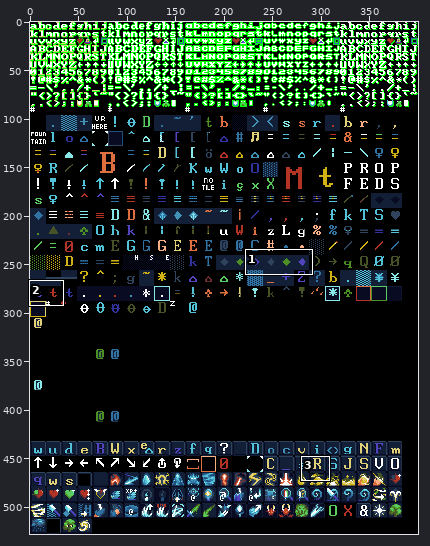
A pixel-art file gets an edit: src/master.aseprite. The first picture is a wide view before the edit; the outline marks the close-up.
Close-up. First the earlier version:
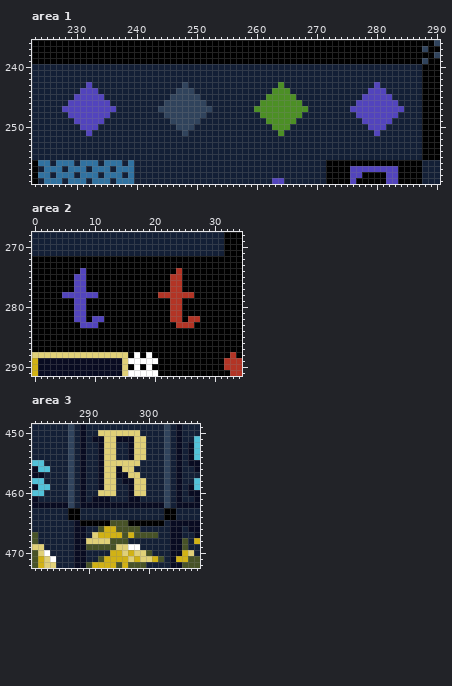
400x528 pixels, 1 frame. Shown: area 1: x 223..290, y 236..259; area 2: x 0..34, y 268..291; area 3: x 281..308, y 449..472. The commit also changed other parts of the picture, which this record leaves out.
After:
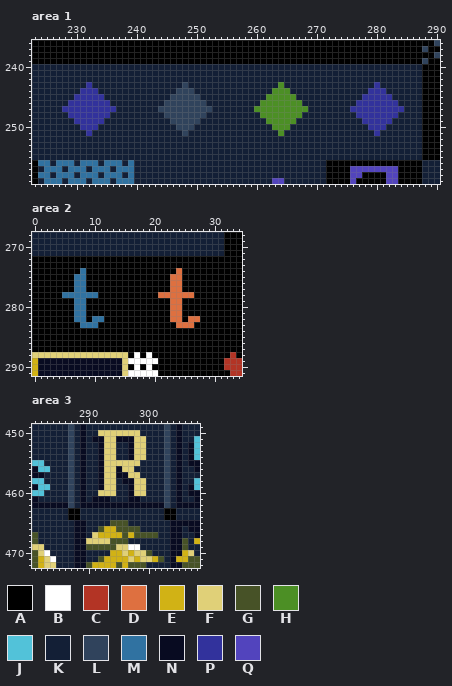
Palette (. is transparent): A #000000  B #ffffff  C #b33425  D #de7040  E #d1b215  F #e0d078  G #475227  H #4c8f25  J #52c2d9  K #131f36  L #30435c  M #3072a1  N #080b21  P #32329c  Q #5244bd
Change:
layer "REFERENCE/LOMAKA/Lomaka Spells" now shown
layer "REFERENCE/LOMAKA/Lomaka Edited" now shown
layer "REFERENCE/LOMAKA/Square Borders" now shown
--- area 1, layer "MASTER/Master"
@@ x 223..290 @@
 242 KKKKKKKKKKKKKKKKKKKKKKKKKKKKKKKKKKKKKKKKKKKKKKKKKKKKKKKKKKKKKKKKKAAA
-243 KKKKKKKKKQKKKKKKKKKKKKKKKLKKKKKKKKKKKKKKKHKKKKKKKKKKKKKKKQKKKKKKKAAA
-244 KKKKKKKKQQQKKKKKKKKKKKKKLLLKKKKKKKKKKKKKHHHKKKKKKKKKKKKKQQQKKKKKKAAA
-245 KKKKKKKQQQQQKKKKKKKKKKKLLLLLKKKKKKKKKKKHHHHHKKKKKKKKKKKQQQQQKKKKKAAA
-246 KKKKKKQQQQQQQKKKKKKKKKLLLLLLLKKKKKKKKKHHHHHHHKKKKKKKKKQQQQQQQKKKKAAA
-247 KKKKKQQQQQQQQQKKKKKKKLLLLLLLLLKKKKKKKHHHHHHHHHKKKKKKKQQQQQQQQQKKKAAA
-248 KKKKKKQQQQQQQKKKKKKKKKLLLLLLLKKKKKKKKKHHHHHHHKKKKKKKKKQQQQQQQKKKKAAA
-249 KKKKKKKQQQQQKKKKKKKKKKKLLLLLKKKKKKKKKKKHHHHHKKKKKKKKKKKQQQQQKKKKKAAA
-250 KKKKKKKKQQQKKKKKKKKKKKKKLLLKKKKKKKKKKKKKHHHKKKKKKKKKKKKKQQQKKKKKKAAA
-251 KKKKKKKKKQKKKKKKKKKKKKKKKLKKKKKKKKKKKKKKKHKKKKKKKKKKKKKKKQKKKKKKKAAA
+243 KKKKKKKKKPKKKKKKKKKKKKKKKLKKKKKKKKKKKKKKKHKKKKKKKKKKKKKKKPKKKKKKKAAA
+244 KKKKKKKKPPPKKKKKKKKKKKKKLLLKKKKKKKKKKKKKHHHKKKKKKKKKKKKKPPPKKKKKKAAA
+245 KKKKKKKPPPPPKKKKKKKKKKKLLLLLKKKKKKKKKKKHHHHHKKKKKKKKKKKPPPPPKKKKKAAA
+246 KKKKKKPPPPPPPKKKKKKKKKLLLLLLLKKKKKKKKKHHHHHHHKKKKKKKKKPPPPPPPKKKKAAA
+247 KKKKKPPPPPPPPPKKKKKKKLLLLLLLLLKKKKKKKHHHHHHHHHKKKKKKKPPPPPPPPPKKKAAA
+248 KKKKKKPPPPPPPKKKKKKKKKLLLLLLLKKKKKKKKKHHHHHHHKKKKKKKKKPPPPPPPKKKKAAA
+249 KKKKKKKPPPPPKKKKKKKKKKKLLLLLKKKKKKKKKKKHHHHHKKKKKKKKKKKPPPPPKKKKKAAA
+250 KKKKKKKKPPPKKKKKKKKKKKKKLLLKKKKKKKKKKKKKHHHKKKKKKKKKKKKKPPPKKKKKKAAA
+251 KKKKKKKKKPKKKKKKKKKKKKKKKLKKKKKKKKKKKKKKKHKKKKKKKKKKKKKKKPKKKKKKKAAA
 252 KKKKKKKKKKKKKKKKKKKKKKKKKKKKKKKKKKKKKKKKKKKKKKKKKKKKKKKKKKKKKKKKKAAA
--- area 2, layer "MASTER/Master"
@@ x 0..34 @@
 273 AAAAAAAAAAAAAAAAAAAAAAAAAAAAAAAAAAA
-274 AAAAAAAAQAAAAAAAAAAAAAAACAAAAAAAAAA
-275 AAAAAAAQQAAAAAAAAAAAAAACCAAAAAAAAAA
-276 AAAAAAAQQAAAAAAAAAAAAAACCAAAAAAAAAA
-277 AAAAAAAQQAAAAAAAAAAAAAACCAAAAAAAAAA
-278 AAAAAQQQQQQAAAAAAAAAACCCCCCAAAAAAAA
-279 AAAAAAAQQAAAAAAAAAAAAAACCAAAAAAAAAA
-280 AAAAAAAQQAAAAAAAAAAAAAACCAAAAAAAAAA
-281 AAAAAAAQQAAAAAAAAAAAAAACCAAAAAAAAAA
-282 AAAAAAAQQAQQAAAAAAAAAAACCACCAAAAAAA
-283 AAAAAAAAQQQAAAAAAAAAAAAACCCAAAAAAAA
+274 AAAAAAAAMAAAAAAAAAAAAAAADAAAAAAAAAA
+275 AAAAAAAMMAAAAAAAAAAAAAADDAAAAAAAAAA
+276 AAAAAAAMMAAAAAAAAAAAAAADDAAAAAAAAAA
+277 AAAAAAAMMAAAAAAAAAAAAAADDAAAAAAAAAA
+278 AAAAAMMMMMMAAAAAAAAAADDDDDDAAAAAAAA
+279 AAAAAAAMMAAAAAAAAAAAAAADDAAAAAAAAAA
+280 AAAAAAAMMAAAAAAAAAAAAAADDAAAAAAAAAA
+281 AAAAAAAMMAAAAAAAAAAAAAADDAAAAAAAAAA
+282 AAAAAAAMMAMMAAAAAAAAAAADDADDAAAAAAA
+283 AAAAAAAAMMMAAAAAAAAAAAAADDDAAAAAAAA
 284 AAAAAAAAAAAAAAAAAAAAAAAAAAAAAAAAAAA
--- area 3, layer "MASTER/Master"
@@ x 287..304 @@
 464 AAKKKKKKKKKKKKKKAA
-465 KNAAAAAGGGAAAAAAKN
+465 KNNKKKKGGGKKKKKKKN
 466 KNNKKGEEGGGGKKKKKN
Boxes around the changes in both close-ups, in picture pixels (x1, y1, x2, y2):
changed: (62, 82, 116, 136)
changed: (350, 82, 404, 136)
changed: (62, 268, 104, 328)
changed: (158, 268, 200, 328)
changed: (80, 520, 164, 526)
